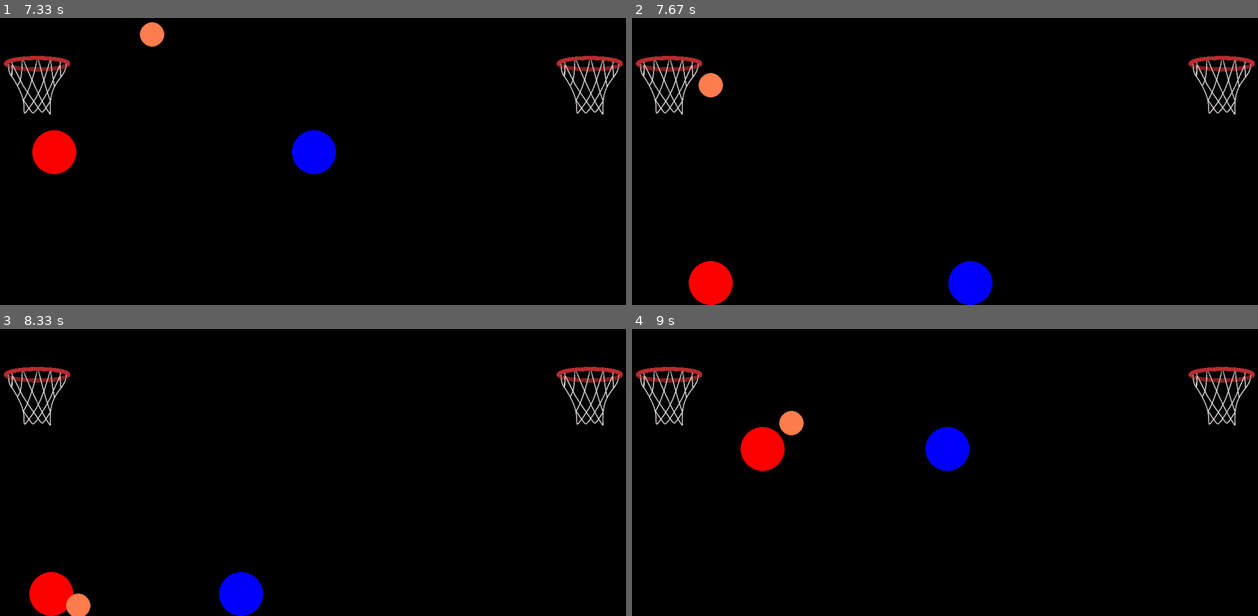
Above: before the commit, frames 1-4 (two rows, left to right).
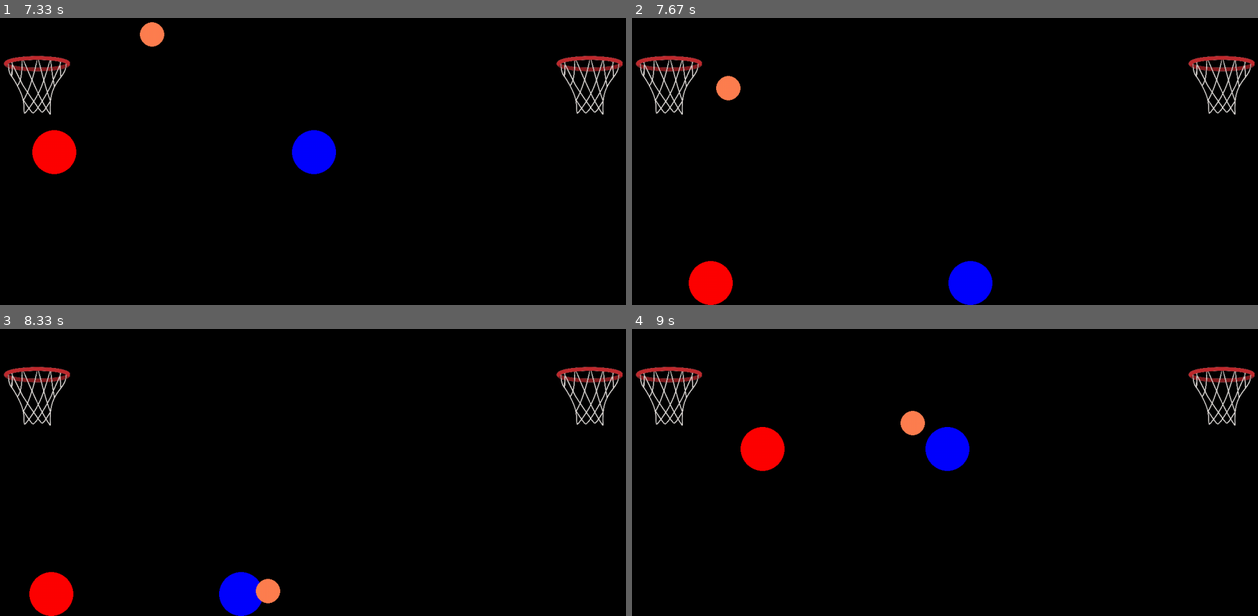
Above: after the commit, the same moments.

Repository: TaySay95/Programming
Game: pygame game, started from final.py
The game is run twice, just before and just after one commit, with the same random seed, the same clock (stepped at 60 frames per second) and the same inputs.
Inputs:
- Up to frame 1 (7.33 s): hold Right 0.33-0.8 s; hold Up 0.83-1.13 s; hold W 0.83-1.13 s; hold Right 1.17-1.63 s; hold D 1.17-1.63 s; hold Left 1.67-2.2 s; hold A 1.67-2.2 s; hold Left 2.23-2.63 s; hold A 2.23-2.63 s; hold Up 2.67-3.03 s; hold W 2.67-3.03 s; hold Right 3.07-3.7 s; hold D 3.07-3.7 s; hold Left 3.73-4.2 s; hold A 3.73-4.2 s; hold Right 4.23-4.7 s; hold D 4.23-4.7 s; hold Up 4.73-5.03 s; hold W 4.73-5.03 s; hold Right 5.07-5.53 s; hold D 5.07-5.53 s; hold Left 5.57-6.1 s; hold A 5.57-6.1 s; hold Left 6.13-6.53 s; hold A 6.13-6.53 s; hold Up 6.57-6.93 s; hold W 6.57-6.93 s; hold Right from 6.97 s (still down); hold D from 6.97 s (still down)
- Up to frame 2 (7.67 s): release Right at 7.6 s; release D at 7.6 s; hold Left from 7.63 s (still down); hold A from 7.63 s (still down)
- Up to frame 3 (8.33 s): release Left at 8.1 s; release A at 8.1 s; hold Right from 8.13 s (still down); hold D from 8.13 s (still down)
- Up to frame 4 (9 s): release Right at 8.6 s; release D at 8.6 s; hold Up 8.63-8.93 s; hold W 8.63-8.93 s; hold Right from 8.97 s (still down); hold D from 8.97 s (still down)

Frame 1 is identical in both runs. In frame 2, 0.5% of the frame differs, in the area x 10-18%, y 19-29%; in frame 3, 0.5%; in frame 4, 0.5%, in the area x 23-47%, y 28-38%.

Commit message:
some rim collision added

Diff:
--- a/final.py
+++ b/final.py
@@ -97,24 +97,36 @@
         if collided and self.reshot == False:
             self.hold = collided[0]
 
-        #
+        # When is the ball contacted with the rim
         if scored:
             self.basket = scored[0]
         elif not scored:
             self.basket = None
 
-        if self.basket:
-            if self.hold:
-                self.hold = None
-                self.vel_y = 0
-            if self.vel_y < 0 and (self.rect.centery < self.basket.rect.bottom):
-                    self.vel_y *= -1
-                    print('reversed')
-
-
-            if self.basket and not self.hold and self.vel_y > 0 and self.rect.bottom > self.basket.rect.top:
-                    self.vel_x = 0
-                    self.vel_y += -.6
+
+        # If the ball is being held by a player and also hits the rim, make player drop ball
+        if self.basket and self.hold:
+            self.hold = None
+            self.reshot = True
+            self.vel_x = 0
+            self.vel_y = 0.8
+
+        elif self.basket and self.vel_y < 0 and self.rect.top < self.basket.rect.bottom:
+            self.vel_y = self.vel_y *-0.5
+
+        elif self.basket and self.vel_x < 0 and self.rect.left < self.basket.rect.right:
+            self.vel_x *= -1
+
+        elif self.basket and self.vel_x > 0 and self.rect.right > self.basket.rect.left:
+            self.vel_x *= -1
+
+
+
+
+        # elif self.basket and self.vel_y >0 and self.rect.top > self.basket.rect.top:
+        #     self.vel_x = 0
+        #     self.vel_y = 2
+
 
 
 
